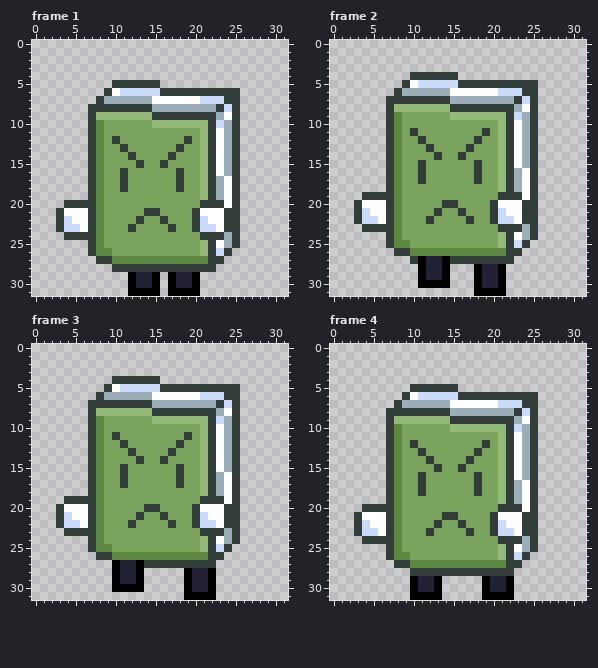
Pixel-art file, stored at Aseprite/BookWalking.aseprite. The picture above is the old version.
32x32 pixels, 8 frames. Shown: frame 1, frame 2, frame 3, frame 4. The commit also changed other frames, which this record leaves out.
New version:
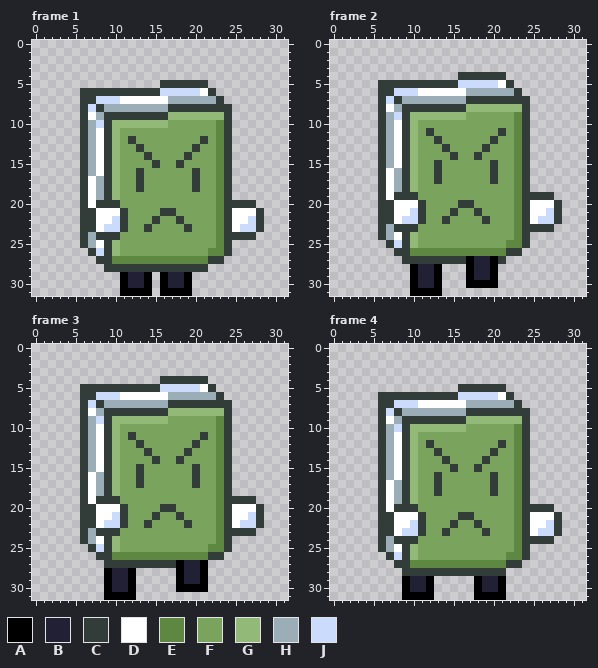
Palette (. is transparent): A #000000  B #222034  C #323c39  D #ffffff  E #5e8841  F #7aa35e  G #93b978  H #9badb7  J #cbdbfc
Difference:
Changed rows in their new state; - is an unchanged pixel.
Frame 1, layers "Manos", "Layer 1":
first column x 3:
 5 -------......CCCCCC-------
 6 ---CCC-CCCCCCJJJJJD-...---
 7 ---CCJJJDDDD--HHHHHHC..---
 8 ---CJ-HHHHHH--CCCCCC-C.---
 9 ---CDHCCCCCC--GGGGGGGC.---
10 ---CHJCGGGGG--FFFFFFEC.---
11 ---CHDCG----------FFEC.---
12 ---CHDCG-C------F-CFEC.---
13 ---CHDCGF-C----F-CFFEC.---
14 ---CHDCG-F-C--F-C-FFEC.---
15 ---CHDCG--F-CF-C--FFEC.---
16 ---CHDCGF-C----F-CFFEC.---
17 ---CDHCGF-C----F-CFFEC.---
18 ---CDHCGF-C----F-CFFEC.---
19 ---CDHCG----------FFEC.---
20 -..-DCCC----------FFEC-CC-
21 ...C-DDDC--FFCC--FFFE-DDDC
22 ...C-DDJC-F-CF-C-FFFE-DDJC
23 ...C-DJJCF-C--F-CFFFE-DJJC
24 -..-HCCC----------FFEC-CC-
25 ---CHDCG----------FFEC.---
26 -----JCG----------FEE-----
28 ------C------------.------
29 --------AB-A.AB-A.--------
30 --------AB-A.AB-A.--------
31 --------A---.A---.--------
Frame 2, layers "Manos", "Layer 1":
first column x 3:
 4 -------......CCCCCC-------
 5 ---CCC-CCCCCCJJJJJD-...---
 6 ---CCJJJDDDD--HHHHHHC..---
 7 ---CJ-HHHHHH--CCCCCC-C.---
 8 ---CDHCCCCCC--GGGGGGGC.---
 9 ---CHJCGGGGG--FFFFFFEC.---
10 ---CHDCG----------FFEC.---
11 ---CHDCG-C------F-CFEC.---
12 ---CHDCGF-C----F-CFFEC.---
13 ---CHDCG-F-C--F-C-FFEC.---
14 ---CHDCG--F-CF-C--FFEC.---
15 ---CHDCGF-C----F-CFFEC.---
16 ---CDHCGF-C----F-CFFEC.---
17 ---CDHCGF-C----F-CFFEC.---
18 ---CDHCG----------FFEC.---
19 -..-DCCC----------FFEC-CC-
20 ...C-DDDC--FFCC--FFFE-DDDC
21 ...C-DDJC-F-CF-C-FFFE-DDJC
22 ...C-DJJCF-C--F-CFFFE-DJJC
23 -..-HCCC----------FFEC-CC-
24 ---CHDCG----------FFEC.---
25 -----JCG----------FEE-----
27 ------C-CCCC--ABBA-.------
28 -------AB-A.--AB-A.-------
29 -------AB-A.--AB-A.-------
30 -------ABB-.--A-AA.-------
31 -------AAAA----....-------
Frame 3, layers "Manos", "Layer 1":
first column x 3:
 4 -------......CCCCCC-------
 5 ---CCC-CCCCCCJJJJJD-...---
 6 ---CCJJJDDDD--HHHHHHC..---
 7 ---CJ-HHHHHH--CCCCCC-C.---
 8 ---CDHCCCCCC--GGGGGGGC.---
 9 ---CHJCGGGGG--FFFFFFEC.---
10 ---CHDCG----------FFEC.---
11 ---CHDCG-C------F-CFEC.---
12 ---CHDCGF-C----F-CFFEC.---
13 ---CHDCG-F-C--F-C-FFEC.---
14 ---CHDCG--F-CF-C--FFEC.---
15 ---CHDCGF-C----F-CFFEC.---
16 ---CDHCGF-C----F-CFFEC.---
17 ---CDHCGF-C----F-CFFEC.---
18 ---CDHCG----------FFEC.---
19 -..-DCCC----------FFEC-CC-
20 ...C-DDDC--FFCC--FFFE-DDDC
21 ...C-DDJC-F-CF-C-FFFE-DDJC
22 ...C-DJJCF-C--F-CFFFE-DJJC
23 -..-HCCC----------FFEC-CC-
24 ---CHDCG----------FFEC.---
25 -----JCG----------FEE-----
27 ------CCCCC----ABBA.------
28 ------AB-A.----AB-A.------
29 ------AB-A.----AB-A.------
30 ------ABB-.----A-AA.------
31 ------AAAA------....------
Frame 4, layers "Manos", "Layer 1":
first column x 3:
 5 -------......CCCCCC-------
 6 ---CCC-CCCCCCJJJJJD-...---
 7 ---CCJJJDDDD--HHHHHHC..---
 8 ---CJ-HHHHHH--CCCCCC-C.---
 9 ---CDHCCCCCC--GGGGGGGC.---
10 ---CHJCGGGGG--FFFFFFEC.---
11 ---CHDCG----------FFEC.---
12 ---CHDCG-C------F-CFEC.---
13 ---CHDCGF-C----F-CFFEC.---
14 ---CHDCG-F-C--F-C-FFEC.---
15 ---CHDCG--F-CF-C--FFEC.---
16 ---CHDCGF-C----F-CFFEC.---
17 ---CDHCGF-C----F-CFFEC.---
18 ---CDHCGF-C----F-CFFEC.---
19 ---CDHCG----------FFEC.---
20 -..-DCCC----------FFEC-CC-
21 ...C-DDDC--FFCC--FFFE-DDDC
22 ...C-DDJC-F-CF-C-FFFE-DDJC
23 ...C-DJJCF-C--F-CFFFE-DJJC
24 -..-HCCC----------FFEC-CC-
25 ---CHDCG----------FFEC.---
26 -----JCG----------FEE-----
28 ------C------------.------
29 ------AB-A.----AB-A.------
30 ------AB-A.----AB-A.------
31 ------A---.----A---.------
